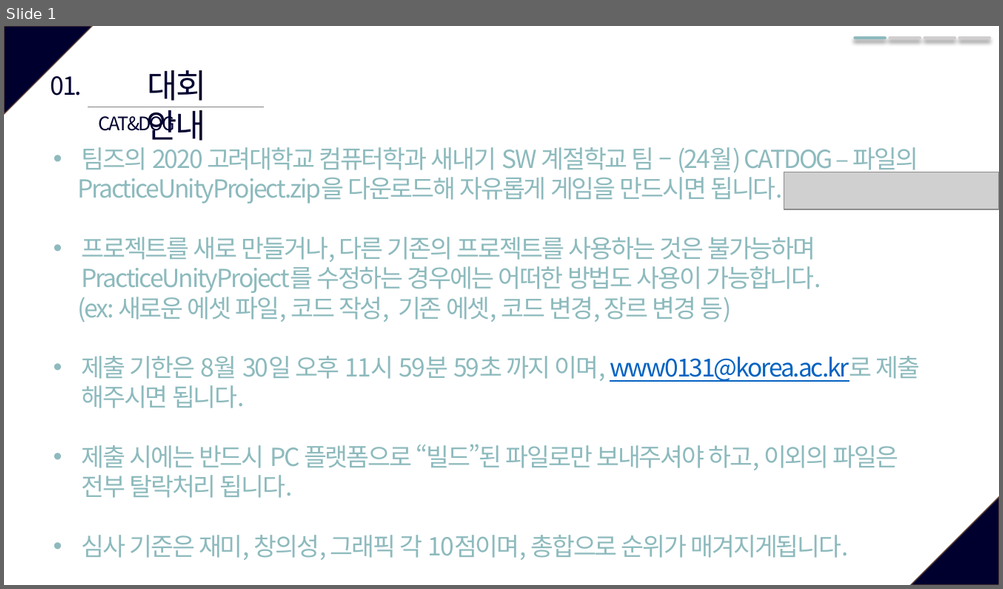
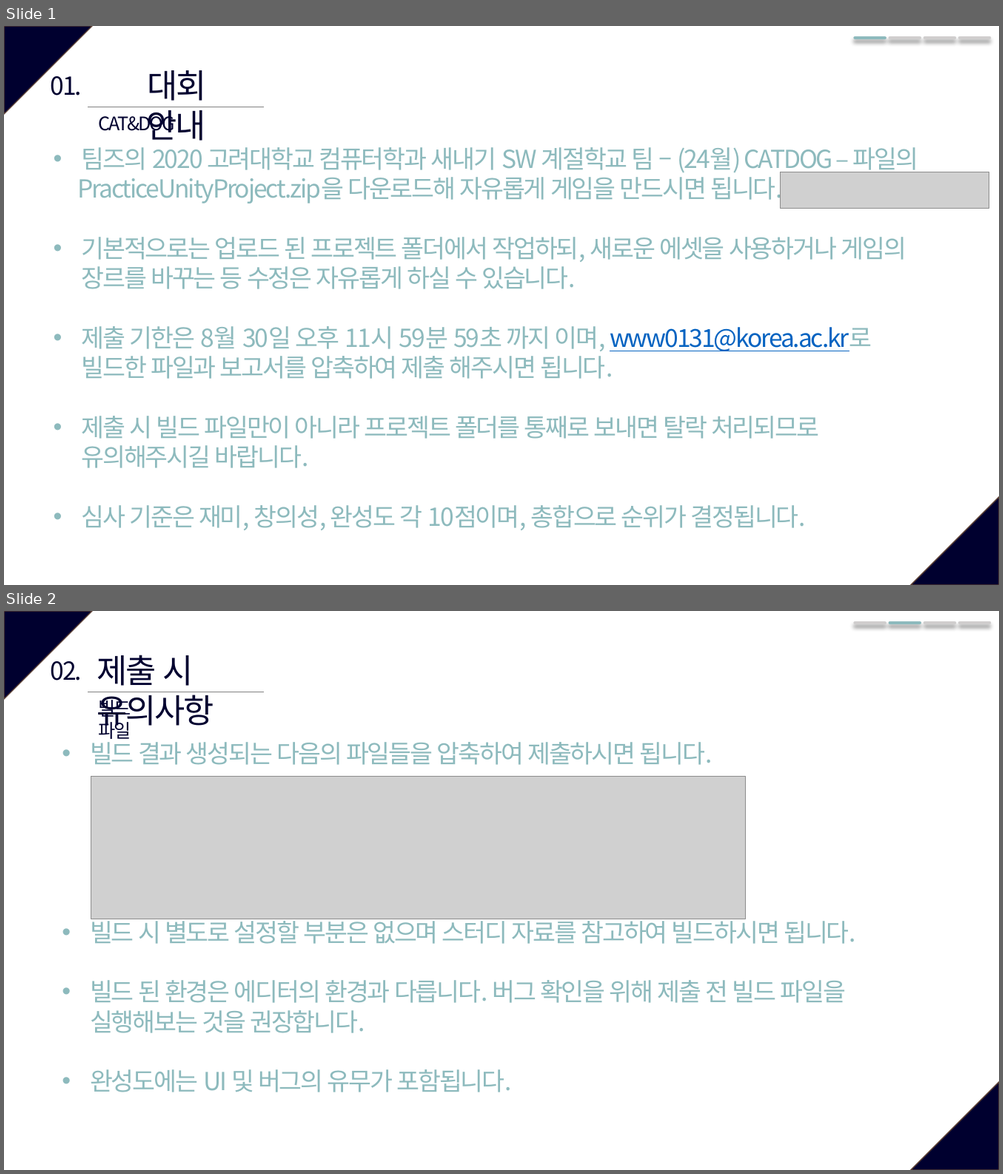
Before and after one commit to KU-CATDOG/2020SummerUnityStudy, a slide deck: 대회 공지.pptx. Shown one above the other, each under a label of ours: slide 1 before the commit, slides 1 and 2 after it. The pictures are 1003x589 and 1003x1174 pixels, drawn with LibreOffice and Linux fonts; fonts in the diff are those of the drawing; grey boxes stand for pictures. Boxes give left, top, right and bottom in pixels: in the first picture for what was removed or moved away, otherwise in the second. Text is boxed around its words. In the diff, an @@ line names an element or a change of style, - is before the commit and + after.

Commit message:
대회 공지 수정

```diff
--- a/대회 공지.pptx
+++ b/대회 공지.pptx
@@ slide 2 added at [4, 611, 999, 1170], background #FFFFFF; not listed: 2 template elements that a slide beside it also shows @@
@@ line added from (855, 623) to (885, 623), #D0CECE 3.5 pt @@
@@ line added from (890, 623) to (919, 623), #8DBABD 3.5 pt @@
@@ line added from (925, 623) to (955, 623), #D0CECE 3.5 pt @@
@@ line added from (960, 623) to (989, 623), #D0CECE 3.5 pt @@
@@ text added at [96, 655, 214, 732], 32 pt, text #00002F @@
+제출 시 유의사항
@@ text added at [51, 661, 82, 681], 24 pt, text #00002F @@
+02.
@@ line added from (88, 692) to (264, 692), #808080 0.5 pt @@
@@ text added at [99, 696, 131, 739], 18 pt, text #00002F @@
+빌드 파일
@@ text added at [90, 737, 856, 1093], 24 pt, text #8DBABD @@
+• 빌드 결과 생성되는 다음의 파일들을 압축하여 제출하시면 됩니다.
+• 빌드 시 별도로 설정할 부분은 없으며 스터디 자료를 참고하여 빌드하시면 됩니다.
+• 빌드 된 환경은 에디터의 환경과 다릅니다. 버그 확인을 위해 제출 전 빌드 파일을 실행해보는 것을 권장합니다.
+• 완성도에는 UI 및 버그의 유무가 포함됩니다.
@@ picture added at [91, 777, 745, 919] @@
@@ slide 1 changed as well @@
@@ picture: place and size @@
-picture at [784, 173, 999, 210]
+picture at [780, 172, 990, 208]
@@ text at [82, 237, 906, 531]: text changed @@
-• 프로젝트를 새로 만들거나, 다른 기존의 프로젝트를 사용하는 것은 불가능하며 PracticeUnityProject를 수정하는 경우에는 어떠한 방법도 사용이 가능합니다.
-(ex: 새로운 에셋 파일, 코드 작성, 기존 에셋, 코드 변경, 장르 변경 등)
-• 제출 기한은 8월 30일 오후 11시 59분 59초 까지 이며, www0131@korea.ac.kr로 제출 해주시면 됩니다.
-• 제출 시에는 반드시 PC 플랫폼으로 “빌드”된 파일로만 보내주셔야 하고, 이외의 파일은 전부 탈락처리 됩니다.
-• 심사 기준은 재미, 창의성, 그래픽 각 10점이며, 총합으로 순위가 매겨지게됩니다.
+• 기본적으로는 업로드 된 프로젝트 폴더에서 작업하되, 새로운 에셋을 사용하거나 게임의 장르를 바꾸는 등 수정은 자유롭게 하실 수 있습니다.
+• 제출 기한은 8월 30일 오후 11시 59분 59초 까지 이며, www0131@korea.ac.kr로 빌드한 파일과 보고서를 압축하여 제출 해주시면 됩니다.
+• 제출 시 빌드 파일만이 아니라 프로젝트 폴더를 통째로 보내면 탈락 처리되므로 유의해주시길 바랍니다.
+• 심사 기준은 재미, 창의성, 완성도 각 10점이며, 총합으로 순위가 결정됩니다.
```
Also in this commit, not shown: 1 other slide added.
